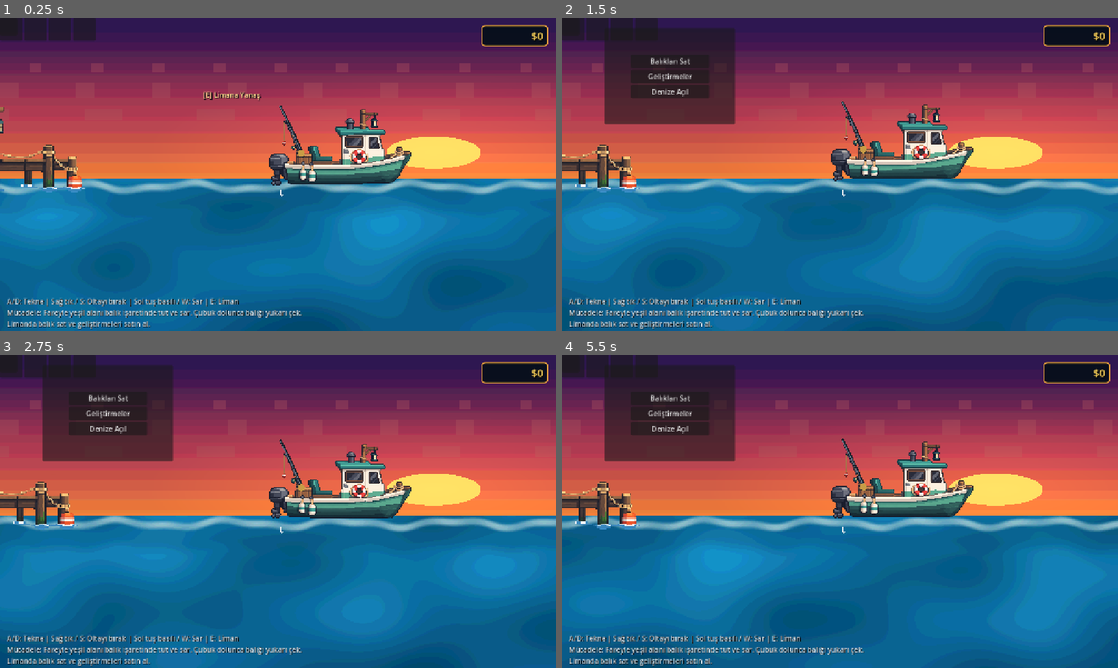
Above: before the commit, frames 1-4 (two rows, left to right).
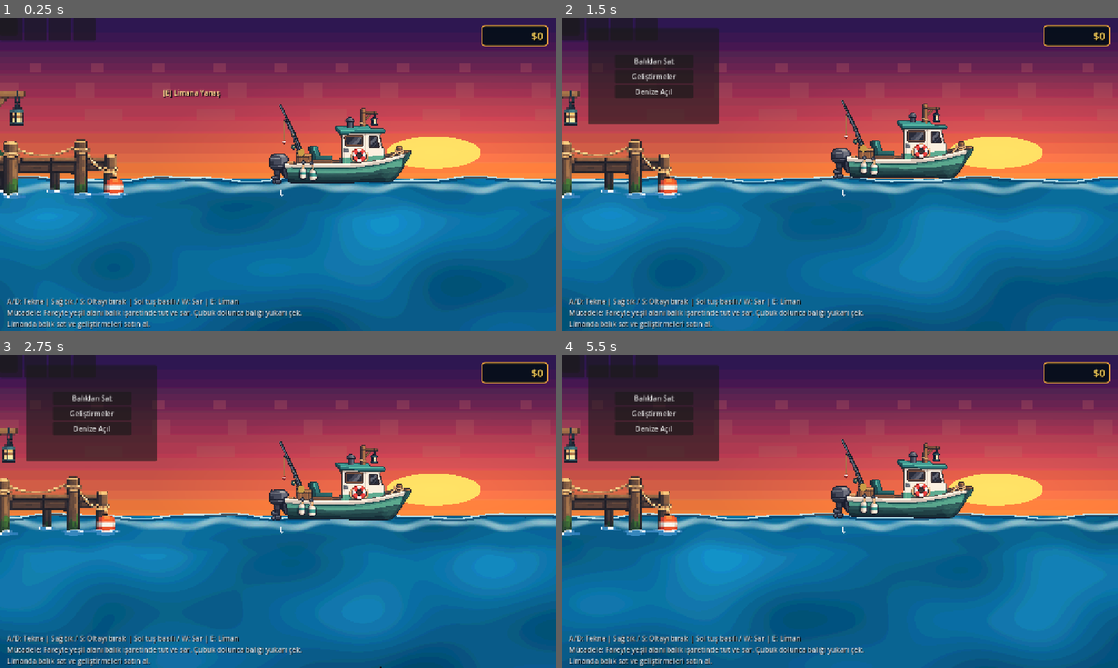
Above: after the commit, the same moments.

Repository: mirackayademir/TinyFisher
Game: Godot game, scene res://scenes/world.tscn
The game is run twice, just before and just after one commit, with the same random seed, the same clock (stepped at 60 frames per second) and the same inputs.
Inputs (mouse positions are in pixels of both pictures, inside the frame that each line leads up to):
- Up to frame 1 (0.25 s): no input
- Up to frame 2 (1.5 s): move the mouse to (962, 158) at 0.52 s; hold D (move_right) 0.53-1.28 s; tap E (dock) at 0.6, 1.35 s; click (962, 158) at 0.67 s; move the mouse to (728, 190) at 1.27 s; hold S from 1.28 s (still down)
- Up to frame 3 (2.75 s): move the mouse to (333, 442) at 2.02 s; release S at 2.03 s; hold D (move_right) from 2.03 s (still down); tap E (dock) at 2.1 s
- Up to frame 4 (5.5 s): move the mouse to (812, 574) at 2.77 s; release D (move_right) at 2.78 s; hold W 2.78-3.53 s; tap E (dock) every 0.75 s from 2.85 to 5.1 s; click (812, 574) at 2.92 s; move the mouse to (1006, 558) at 3.52 s; hold A (move_left) 3.53-5.03 s; move the mouse to (673, 464) at 4.27 s; move the mouse to (867, 511) at 5.02 s; hold S from 5.03 s (still down); click (867, 511) at 5.17 s

The runs differ from the first frame. In frame 1, 5.2% of the frame differs, in the area x 0-100%, y 22-58%; in frame 2, 7.0%; in frame 3, 7.3%, in the area x 0-100%, y 3-100%; in frame 4, 6.5%.

Commit message:
Enlarge harbor and add animated surface waves

Diff:
--- a/scenes/world.gd
+++ b/scenes/world.gd
@@ -2,6 +2,7 @@
 
 const MAX_UPGRADE_LEVEL: int = 5
 const UPGRADE_COSTS: Array[int] = [50, 100, 175, 275, 400]
+const WATER_SURFACE_Y: float = 360.0
 
 @onready var dock_prompt: Label = $DockPrompt
 @onready var dock_menu: Panel = $DockMenu
@@ -29,12 +30,17 @@
 var capacity_level: int = 0
 var fight_ease_level: int = 0
 
+var _sea_time: float = 0.0
+var _surface_shadow: Line2D
+var _surface_foam: Line2D
+
 
 func _ready() -> void:
 	dock_prompt.visible = false
 	dock_menu.visible = false
 	upgrade_menu.visible = false
 	_setup_harbor()
+	_setup_surface_waves()
 	_setup_money_hud()
 	_apply_upgrades()
 	update_money_label()
@@ -42,26 +48,70 @@
 
 
 func _setup_harbor() -> void:
-	# Limanı daha okunaklı büyüt; teknenin gireceği alan sadece sağdaki yanaşma noktası.
-	dock_sprite.scale = Vector2(3.45, 3.45)
-	dock_sprite.position = Vector2(95.0, 270.0)
-	boat.min_world_x = 220.0
-
-	dock_collision.position = Vector2(710.0, 335.0)
+	# Limanı kullanıcının işaretlediği alanı dolduracak kadar büyüt.
+	dock_sprite.scale = Vector2(4.35, 4.35)
+	dock_sprite.position = Vector2(165.0, 255.0)
+
+	# Tekne limanın görselinin içinden geçmez; iskelenin sağında durur.
+	boat.min_world_x = 470.0
+
+	# Yanaşma / geliştirme alanı büyüyen iskeleye göre genişletildi.
+	dock_collision.position = Vector2(650.0, 335.0)
 	var dock_shape := dock_collision.shape as RectangleShape2D
 	if dock_shape != null:
-		dock_shape.size = Vector2(190.0, 170.0)
-
-	dock_prompt.position = Vector2(610.0, 155.0)
-	dock_prompt.size = Vector2(210.0, 30.0)
-
-	# Büyük limanla çakışmaması için geliştirme penceresine biraz daha alan ver.
-	upgrade_menu.position = Vector2(285.0, 55.0)
-	upgrade_menu.size = Vector2(520.0, 390.0)
+		dock_shape.size = Vector2(360.0, 190.0)
+
+	dock_prompt.position = Vector2(555.0, 150.0)
+	dock_prompt.size = Vector2(245.0, 34.0)
+
+	upgrade_menu.position = Vector2(265.0, 48.0)
+	upgrade_menu.size = Vector2(560.0, 405.0)
+
+
+func _setup_surface_waves() -> void:
+	_surface_shadow = Line2D.new()
+	_surface_shadow.name = "SurfaceWaveShadow"
+	_surface_shadow.z_index = 0
+	_surface_shadow.width = 8.0
+	_surface_shadow.default_color = Color(0.02, 0.26, 0.42, 0.72)
+	_surface_shadow.antialiased = false
+	add_child(_surface_shadow)
+
+	_surface_foam = Line2D.new()
+	_surface_foam.name = "SurfaceWaveFoam"
+	_surface_foam.z_index = 0
+	_surface_foam.width = 3.0
+	_surface_foam.default_color = Color(0.80, 0.95, 0.98, 0.88)
+	_surface_foam.antialiased = false
+	add_child(_surface_foam)
+
+	_update_surface_waves()
+
+
+func _surface_height_at(x: float) -> float:
+	return WATER_SURFACE_Y \
+		+ sin(x * 0.018 + _sea_time * 1.72) * 5.2 \
+		+ sin(x * 0.043 - _sea_time * 1.08 + 0.8) * 2.2
+
+
+func _update_surface_waves() -> void:
+	if _surface_shadow == null or _surface_foam == null:
+		return
+
+	var shadow_points := PackedVector2Array()
+	var foam_points := PackedVector2Array()
+
+	for x in range(-1000, 11001, 28):
+		var wave_y := _surface_height_at(float(x))
+		shadow_points.append(Vector2(float(x), wave_y + 3.0))
+		foam_points.append(Vector2(float(x), wave_y))
+
+	_surface_shadow.points = shadow_points
+	_surface_foam.points = foam_points
 
 
 func _setup_money_hud() -> void:
-	# Para artık dünya node'u değil; CanvasLayer altında her derinlikte ekranın sağ üstünde kalır.
+	# Para CanvasLayer altında kalır; kanca derine inse bile sağ üstten ayrılmaz.
 	money_panel = Panel.new()
 	money_panel.name = "MoneyPanel"
 	money_panel.z_index = 90
@@ -98,7 +148,10 @@
 	money_label.add_theme_constant_override("shadow_offset_y", 2)
 
 
-func _process(_delta: float) -> void:
+func _process(delta: float) -> void:
+	_sea_time += delta
+	_update_surface_waves()
+
 	if boat_in_dock_area and Input.is_action_just_pressed("dock") and not docked and not hook.deployed:
 		docked = true
 		boat.set_movement_enabled(false)
